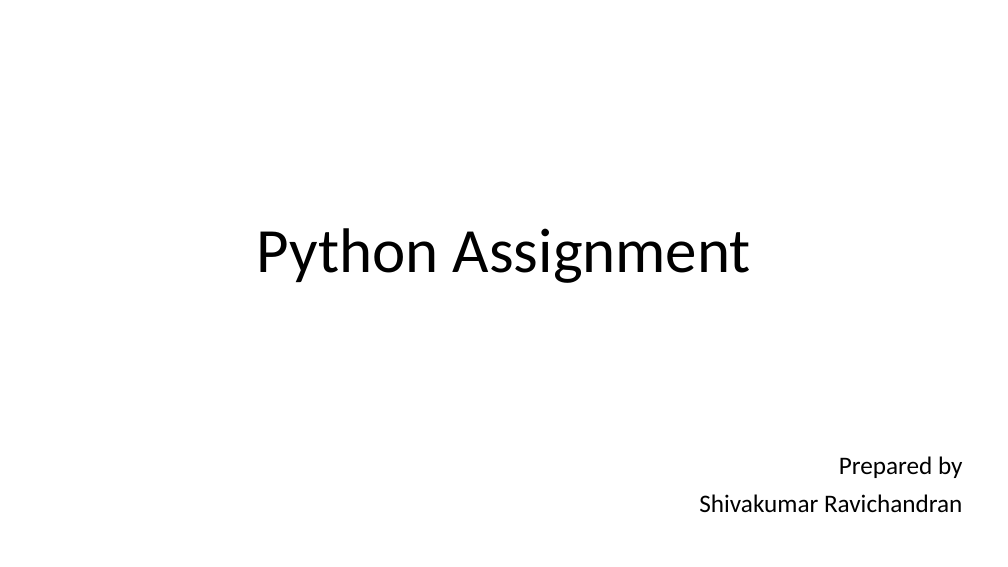
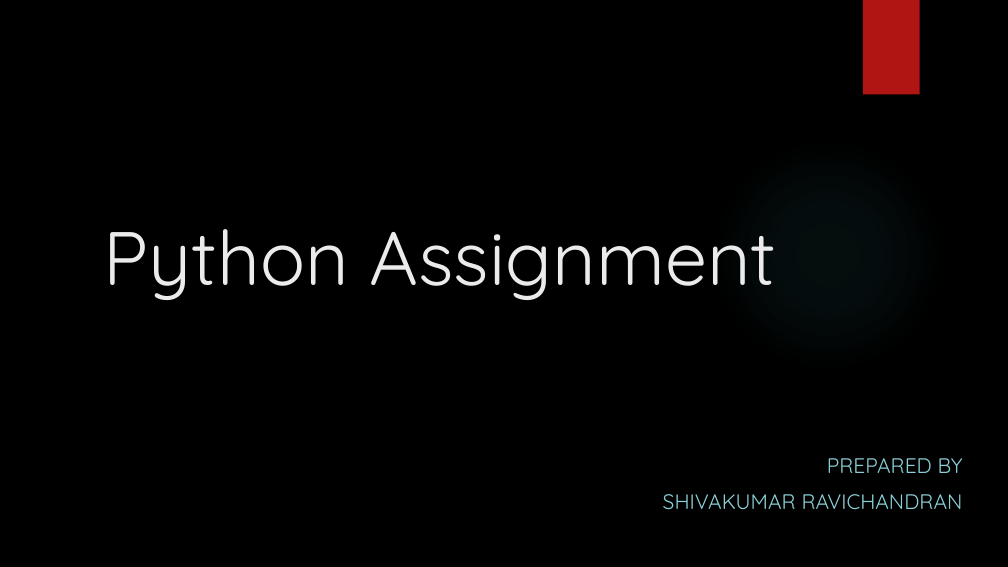
Before and after one commit to ShivakumarRavi/TradingAlgorithms, a slide deck: slide 1 of Python Assignment.pptx. Drawn at 1008x567 pixels with LibreOffice and Linux fonts; fonts in the diff are those of the drawing; background and template pictures are left out. Boxes give left, top, right and bottom in pixels: in the first picture for what was removed or moved away, otherwise in the second. Text is boxed around its words. In the diff, an @@ line names an element or a change of style, - is before the commit and + after.

```diff
--- a/Python Assignment.pptx
+++ b/Python Assignment.pptx
@@ background #FFFFFF to picture (left out) @@
@@ rectangle added at bbox=[863, 0, 920, 95], fill #B01513 @@
@@ title "Python Assignment": place and size @@
-title "Python Assignment" at bbox=[257, 228, 751, 283]
+title "Python Assignment" at bbox=[103, 229, 777, 300]
@@ title "Python Assignment" at bbox=[103, 229, 777, 300]: size 60 to 72 pt, font Calibri to Quicksand, text colour #000000 to #EBEBEB; alignment centre to left; line spacing 0.9 to 1 @@
@@ ellipse added at bbox=[712, 138, 944, 371], fill gradient #50B9C1 @@
@@ subtitle at bbox=[663, 458, 963, 509]: text changed; size 24 to 20 pt; font Calibri to Quicksand; text colour #000000 to #8AD0D6 @@
-Prepared by
-Shivakumar Ravichandran
+PREPARED BY
+SHIVAKUMAR RAVICHANDRAN
```
Also in this commit, not shown: 15 other slides changed, 1 other file.
